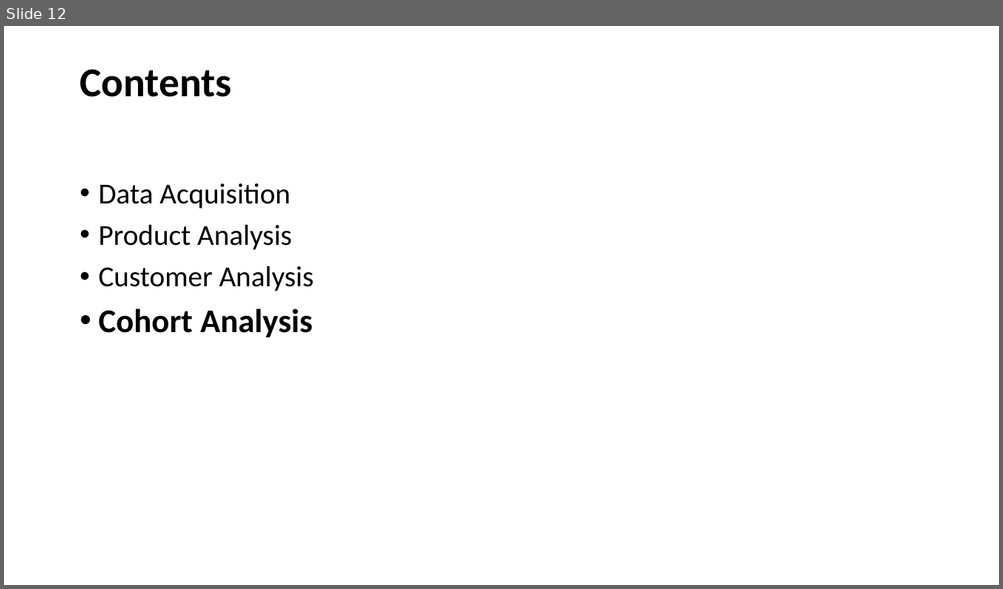
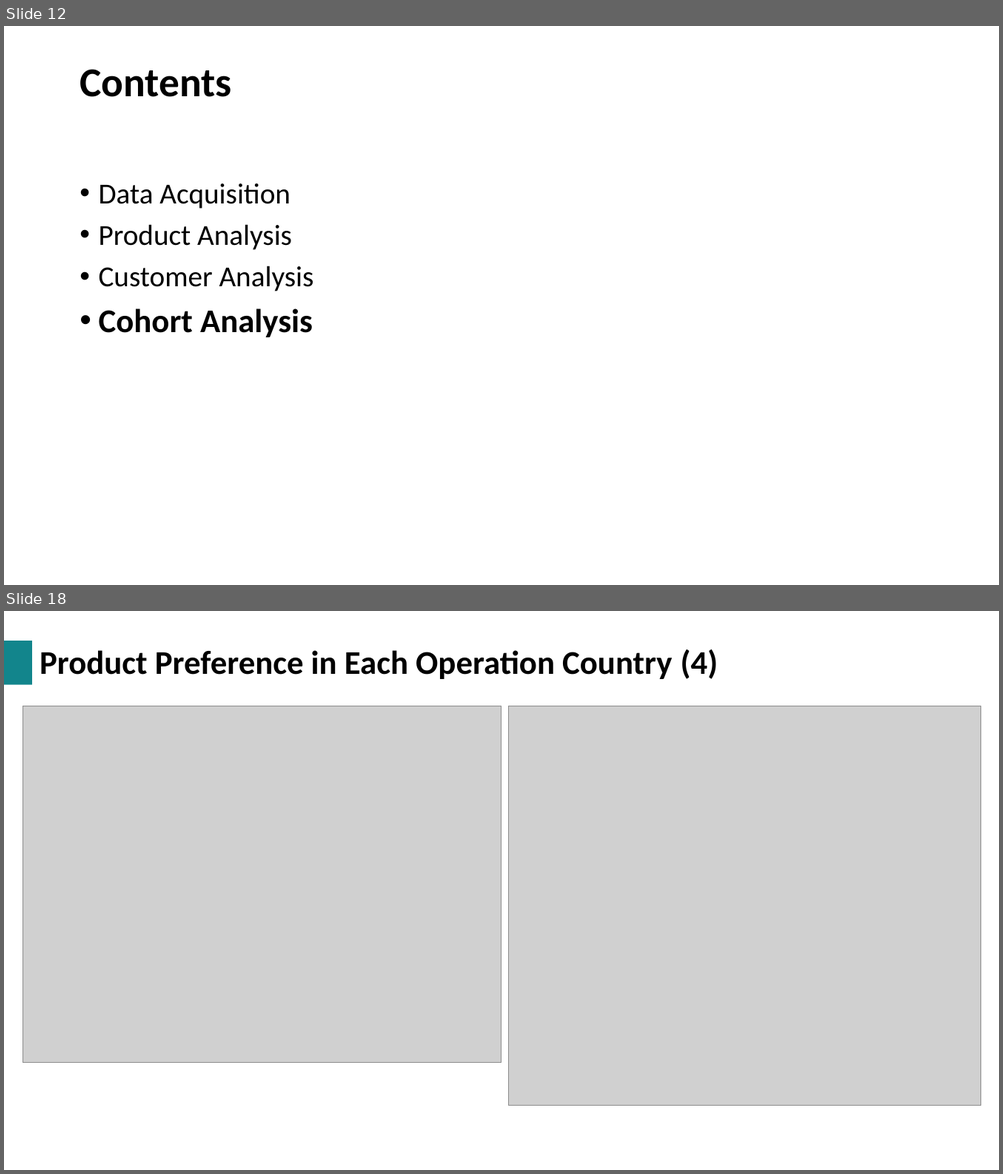
Before and after one commit to ihsannurfaqih/dsls2023, a slide deck: DE_mini_project/docs/DE Mini Project DSLS 2023_Ihsan Nur Faqih.pptx. Shown one above the other, each under a label of ours: slide 12 before the commit, slides 12 and 18 after it; the slides between them are not shown. The pictures are 1003x589 and 1003x1174 pixels, drawn with LibreOffice and Linux fonts; fonts in the diff are those of the drawing; grey boxes stand for pictures; background and template pictures are left out. Boxes give left, top, right and bottom in pixels: in the first picture for what was removed or moved away, otherwise in the second. Text is boxed around its words. In the diff, an @@ line names an element or a change of style, - is before the commit and + after.

```diff
--- a/DE_mini_project/docs/DE Mini Project DSLS 2023_Ihsan Nur Faqih.pptx
+++ b/DE_mini_project/docs/DE Mini Project DSLS 2023_Ihsan Nur Faqih.pptx
@@ slide 18 added at box(4, 611, 999, 1170), background picture (left out) @@
@@ rectangle added at box(4, 641, 32, 685), fill #12858C @@
@@ title added at box(40, 649, 718, 679), 32 pt, text #000000, bold @@
+Product Preference in Each Operation Country (4)
@@ picture added at box(22, 706, 502, 1063) @@
@@ picture added at box(509, 706, 981, 1105) @@
```
Also in this commit, not shown: 10 other slides added, 1 slide removed, 4 other files.
